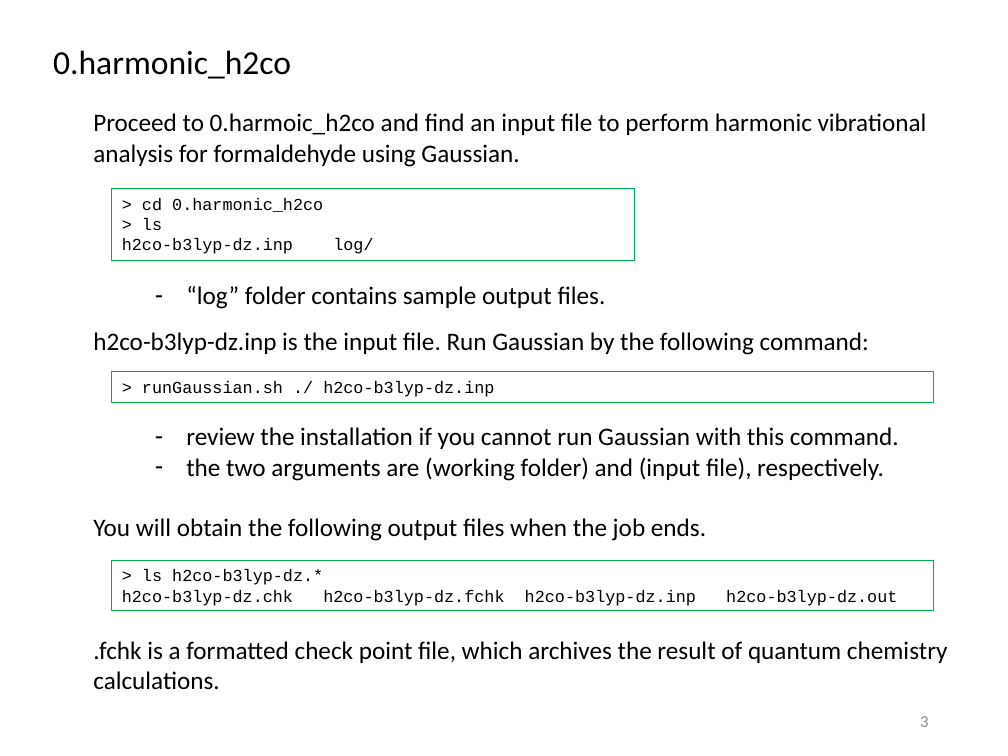
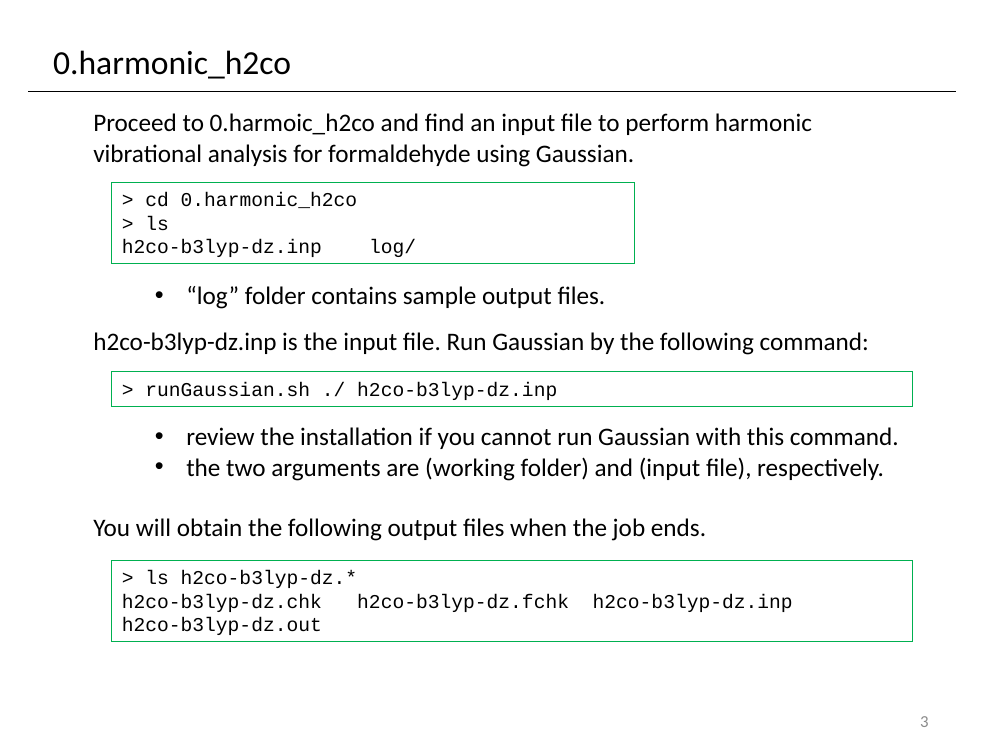
Before and after one commit to yagikiyoshi/sindo, a slide deck: slide 4 of doc/MakePES/usage_MakePES.pptx. Drawn at 1008x756 pixels with LibreOffice and Linux fonts; fonts in the diff are those of the drawing. Boxes give left, top, right and bottom in pixels: in the first picture for what was removed or moved away, otherwise in the second. Text is boxed around its words. In the diff, an @@ line names an element or a change of style, - is before the commit and + after.

```diff
--- a/doc/MakePES/usage_MakePES.pptx
+++ b/doc/MakePES/usage_MakePES.pptx
@@ line added from (28, 92) to (956, 92), #000000 0.5 pt @@
@@ text "Proceed to 0.harmoic_h2co and find ..." rewrapped from box(93, 113, 927, 167) to box(93, 113, 812, 167) @@
@@ rectangle "> cd 0.harmonic_h2co": place and size @@
-rectangle "> cd 0.harmonic_h2co" at box(112, 188, 635, 260)
+rectangle "> cd 0.harmonic_h2co" at box(112, 182, 635, 264)
@@ text "“log” folder contains sample output ..." at box(186, 286, 606, 309): bullet - to • @@
@@ rectangle "> runGaussian.sh ./ h2co-b3lyp-dz.inp": place and size @@
-rectangle "> runGaussian.sh ./ h2co-b3lyp-dz.inp" at box(112, 372, 934, 402)
+rectangle "> runGaussian.sh ./ h2co-b3lyp-dz.inp" at box(112, 372, 913, 406)
@@ text "review the installation if you ..." at box(186, 427, 899, 481): bullet - to • @@
@@ size 12 to 14 pt in 3 elements at box(112, 182, 635, 264), box(112, 372, 913, 406), box(112, 560, 913, 642) @@
@@ rectangle "> ls h2co-b3lyp-dz.*": place and size @@
-rectangle "> ls h2co-b3lyp-dz.*" at box(112, 560, 934, 611)
+rectangle "> ls h2co-b3lyp-dz.*" at box(112, 560, 913, 642)
@@ text removed at box(93, 641, 948, 690) @@
-.fchk is a formatted check point file, which archives the result of quantum chemistry calculations.
```
Also in this commit, not shown: 11 other slides changed, 36 slides added, 4 slides removed, 4 other files.
